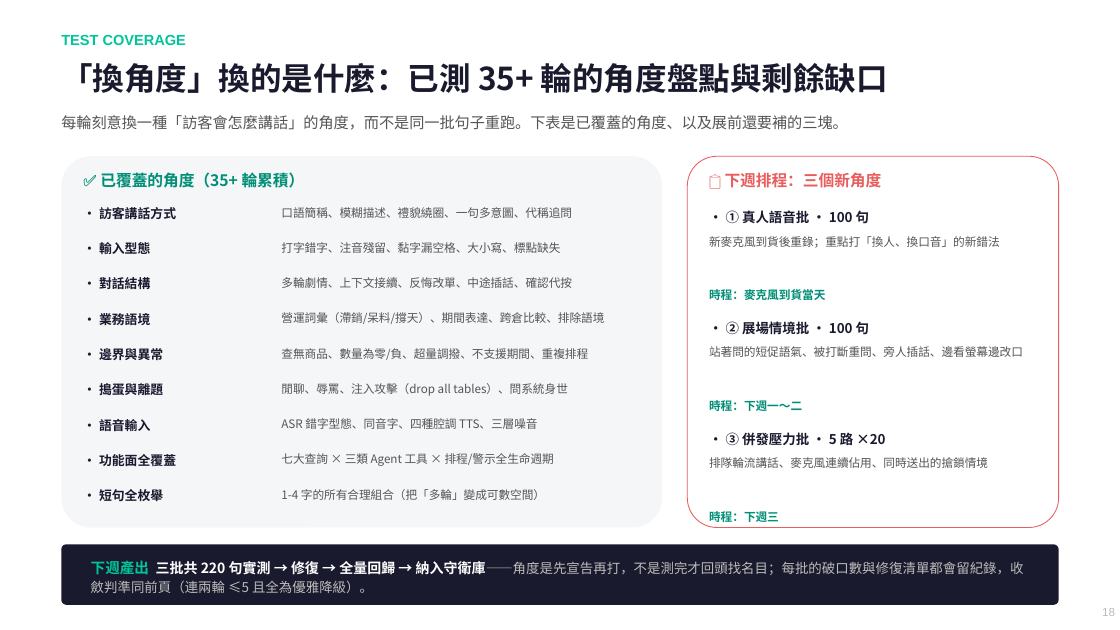
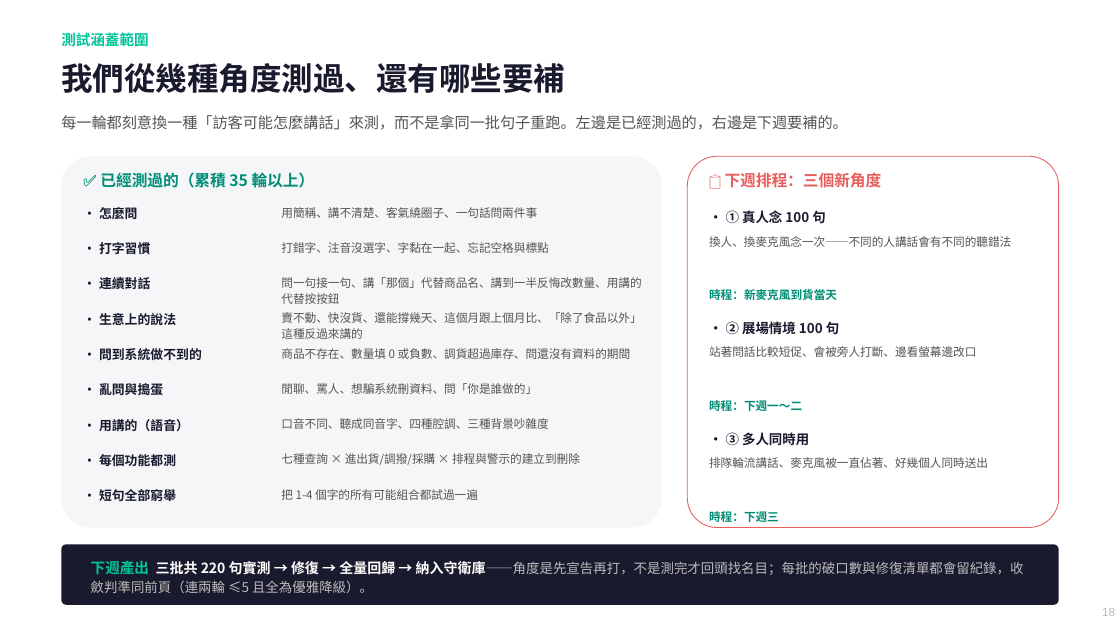
Before and after one commit to chunyen627-afk/warehouse-v2-agent, a slide deck: slide 18 of 倉管Agent_專案簡報.pptx. Drawn at 1120x630 pixels with LibreOffice and Linux fonts; fonts in the diff are those of the drawing. Boxes give left, top, right and bottom in pixels: in the first picture for what was removed or moved away, otherwise in the second. Text is boxed around its words. In the diff, an @@ line names an element or a change of style, - is before the commit and + after.

```diff
--- a/倉管Agent_專案簡報.pptx
+++ b/倉管Agent_專案簡報.pptx
@@ text at [61, 31, 148, 50]: text changed @@
-TEST COVERAGE
+測試涵蓋範圍
@@ text at [61, 63, 565, 93]: text changed @@
-「換角度」換的是什麼：已測 35+ 輪的角度盤點與剩餘缺口
+我們從幾種角度測過、還有哪些要補
@@ text at [61, 115, 848, 130]: text changed @@
-每輪刻意換一種「訪客會怎麼講話」的角度，而不是同一批句子重跑。下表是已覆蓋的角度、以及展前還要補的三塊。
+每一輪都刻意換一種「訪客可能怎麼講話」來測，而不是拿同一批句子重跑。左邊是已經測過的，右邊是下週要補的。
@@ text at [100, 172, 315, 188]: text changed @@
-✅ 已覆蓋的角度（35+ 輪累積）
+✅ 已經測過的（累積 35 輪以上）
@@ text at [99, 207, 138, 219]: text changed @@
-· 訪客講話方式
+· 怎麼問
@@ text at [281, 207, 537, 218]: text changed @@
-口語簡稱、模糊描述、禮貌繞圈、一句多意圖、代稱追問
+用簡稱、講不清楚、客氣繞圈子、一句話問兩件事
@@ text at [709, 236, 1011, 247]: text changed @@
-新麥克風到貨後重錄；重點打「換人、換口音」的新錯法
+換人、換麥克風念一次——不同的人講話會有不同的聽錯法
@@ text at [726, 210, 825, 224]: text changed @@
-· ① 真人語音批 · 100 句
+· ① 真人念 100 句
@@ text at [99, 242, 150, 254]: text changed @@
-· 輸入型態
+· 打字習慣
@@ text at [281, 242, 548, 253]: text changed @@
-打字錯字、注音殘留、黏字漏空格、大小寫、標點缺失
+打錯字、注音沒選字、字黏在一起、忘記空格與標點
@@ text at [99, 275, 150, 293]: text changed @@
-· 對話結構
+· 連續對話
@@ text at [281, 277, 641, 304]: text changed @@
-多輪劇情、上下文接續、反悔改單、中途插話、確認代按
+問一句接一句、講「那個」代替商品名、講到一半反悔改數量、用講的代替按按鈕
@@ text at [709, 289, 837, 300]: text changed @@
-時程：麥克風到貨當天
+時程：新麥克風到貨當天
@@ text at [99, 313, 176, 325]: text changed @@
-· 業務語境
+· 生意上的說法
@@ text at [281, 312, 641, 339]: text changed @@
-營運詞彙（滯銷/呆料/撐天）、期間表達、跨倉比較、排除語境
+賣不動、快沒貨、還能撐幾天、這個月跟上個月比、「除了食品以外」這種反過來講的
@@ text at [726, 319, 839, 337]: text changed @@
-· ② 展場情境批 · 100 句
+· ② 展場情境 100 句
@@ text at [99, 348, 202, 360]: text changed @@
-· 邊界與異常
+· 問到系統做不到的
@@ text at [281, 348, 630, 359]: text changed @@
-查無商品、數量為零/負、超量調撥、不支援期間、重複排程
+商品不存在、數量填 0 或負數、調貨超過庫存、問還沒有資料的期間
@@ text at [709, 346, 976, 357]: text changed @@
-站著問的短促語氣、被打斷重問、旁人插話、邊看螢幕邊改口
+站著問話比較短促、會被旁人打斷、邊看螢幕邊改口
@@ text at [99, 381, 163, 399]: text changed @@
-· 搗蛋與離題
+· 亂問與搗蛋
@@ text at [281, 383, 537, 394]: text changed @@
-閒聊、辱罵、注入攻擊（drop all tables）、問系統身世
+閒聊、罵人、想騙系統刪資料、問「你是誰做的」
@@ text at [99, 419, 189, 431]: text changed @@
-· 語音輸入
+· 用講的（語音）
@@ text at [281, 418, 548, 429]: text changed @@
-ASR 錯字型態、同音字、四種腔調 TTS、三層噪音
+口音不同、聽成同音字、四種腔調、三種背景吵雜度
@@ text at [726, 432, 809, 446]: text changed @@
-· ③ 併發壓力批 · 5 路 ×20
+· ③ 多人同時用
@@ text at [99, 454, 176, 466]: text changed @@
-· 功能面全覆蓋
+· 每個功能都測
@@ text at [281, 453, 580, 465]: text changed @@
-七大查詢 × 三類 Agent 工具 × 排程/警示全生命週期
+七種查詢 × 進出貨/調撥/採購 × 排程與警示的建立到刪除
@@ text at [709, 457, 988, 468]: text changed @@
-排隊輪流講話、麥克風連續佔用、同時送出的搶鎖情境
+排隊輪流講話、麥克風被一直佔著、好幾個人同時送出
@@ text at [99, 489, 176, 501]: text changed @@
-· 短句全枚舉
+· 短句全部窮舉
@@ text at [281, 489, 478, 500]: text changed @@
-1-4 字的所有合理組合（把「多輪」變成可數空間）
+把 1-4 個字的所有可能組合都試過一遍
```
Also in this commit, not shown: 4 other slides changed, 1 other file.
